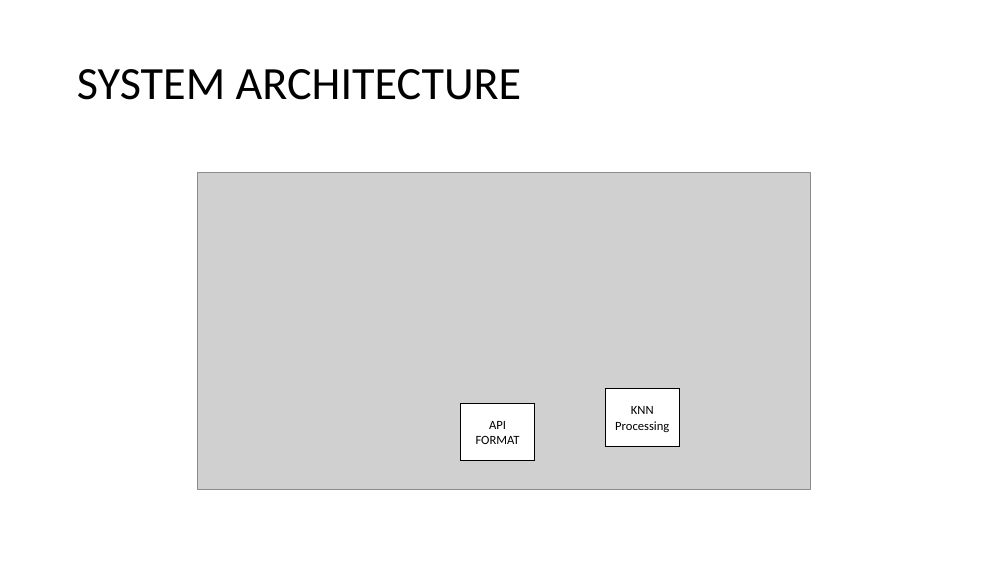
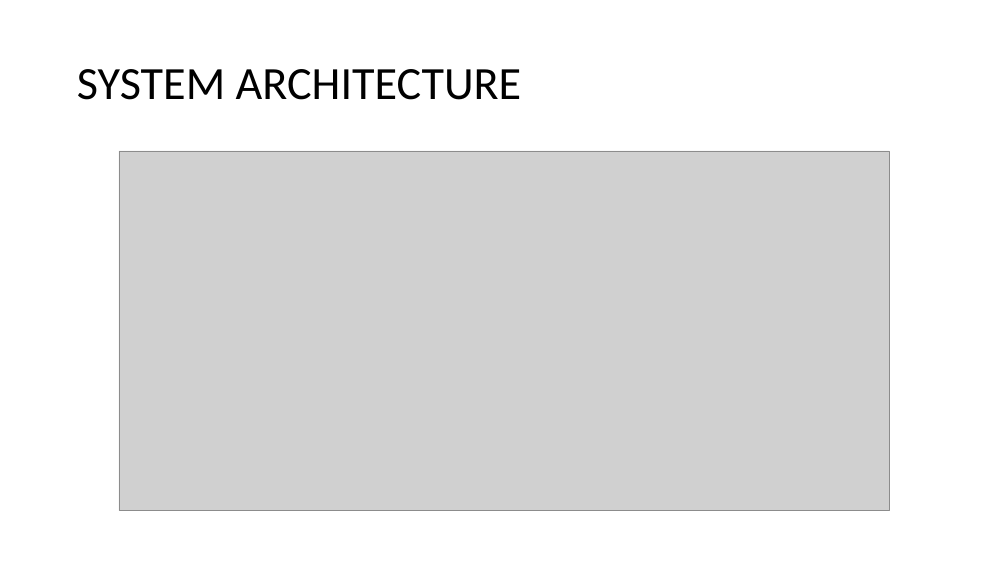
Before and after one commit to Sriram-Karthick-k/final-year-project, a slide deck: slide 6 of final/1st review/FAKE CURRENCY DETECTION USING IMAGE PROCESSING final ppr.pptx. Drawn at 1008x567 pixels with LibreOffice and Linux fonts; fonts in the diff are those of the drawing; grey boxes stand for pictures. Boxes give left, top, right and bottom in pixels: in the first picture for what was removed or moved away, otherwise in the second. Text is boxed around its words. In the diff, an @@ line names an element or a change of style, - is before the commit and + after.

```diff
--- a/final/1st review/FAKE CURRENCY DETECTION USING IMAGE PROCESSING final ppr.pptx
+++ b/final/1st review/FAKE CURRENCY DETECTION USING IMAGE PROCESSING final ppr.pptx
@@ picture: place and size @@
-picture at bbox=[197, 172, 811, 489]
+picture at bbox=[119, 151, 889, 511]
@@ rectangle removed at bbox=[606, 389, 680, 446] @@
-KNN Processing
@@ rectangle removed at bbox=[461, 403, 535, 461] @@
-API FORMAT
```
